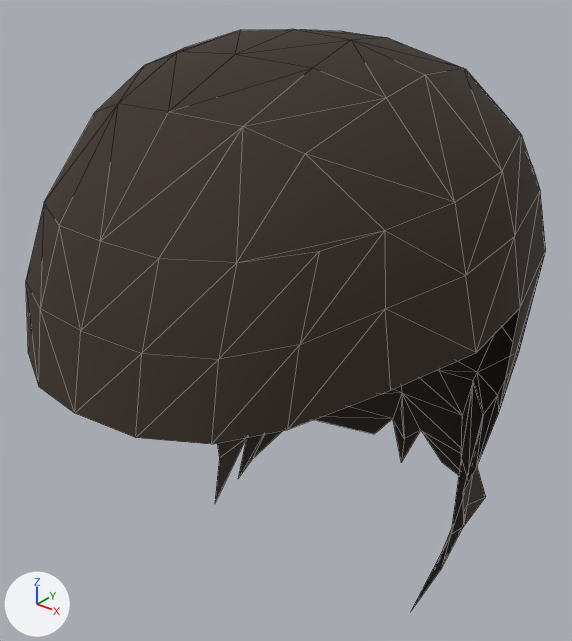
An edit to the glTF model assets/character/parts/hair_short.glb, drawn before and after from the same camera.
The view is the same before and after, from a 50 mm camera at (0.241, -0.307, 0.36) aimed at (-0.007, 0.003, 0.168). Every picture has the same lights, and +X, +Y and +Z are marked at lower left. The picture after the commit comes second. Mesh edges are drawn as thin lines. Vertices at exactly the same position are counted once.

Objects in the first picture: 'hair_short'.
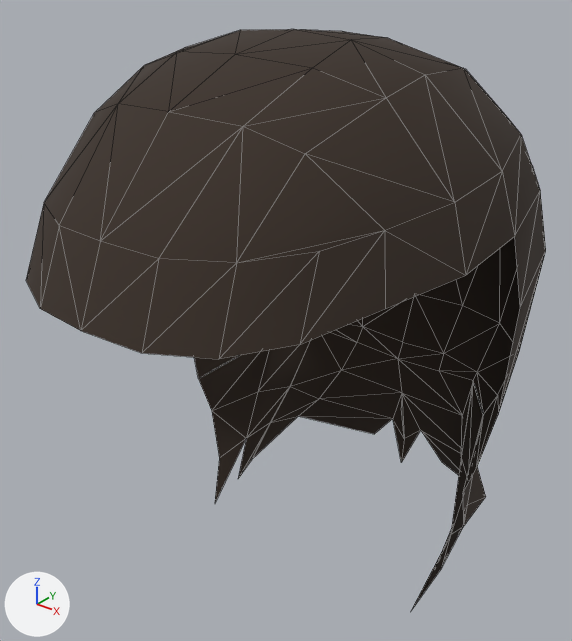
Pixel boxes [x1, y1, x2, y2] of what changed, in the pictures (572 x 641 px):
```json
{"part": 1, "of": "me_hair_short", "change": "deleted", "before": [26, 237, 520, 444]}
```

The change, as JSON lines over the scene's bpy script:
```json
{"block": "me_hair_short", "where": "# used by ob_hair_short; location = (0.0, 0.0, 0.0)"}
{"op": "remove", "block": "me_hair_short", "code": "me_hair_short.from_pydata(...)  # 156 vertices, 247 faces; spans x -0.114..0.114, y -0.145..0.151, z -0.002..0.321"}
{"op": "add", "block": "me_hair_short", "code": "me_hair_short.from_pydata(...)  # 145 vertices, 223 faces; spans x -0.114..0.114, y -0.137..0.151, z -0.002..0.321"}
{"block": "me_hair_short", "change": "me_hair_short part 1"}
{"block": "me_hair_short", "change": "11 vertices are removed from x -0.114..0.114, y -0.145..-0.014, z 0.182..0.195"}
{"block": "me_hair_short", "change": "24 faces are deleted"}
```
